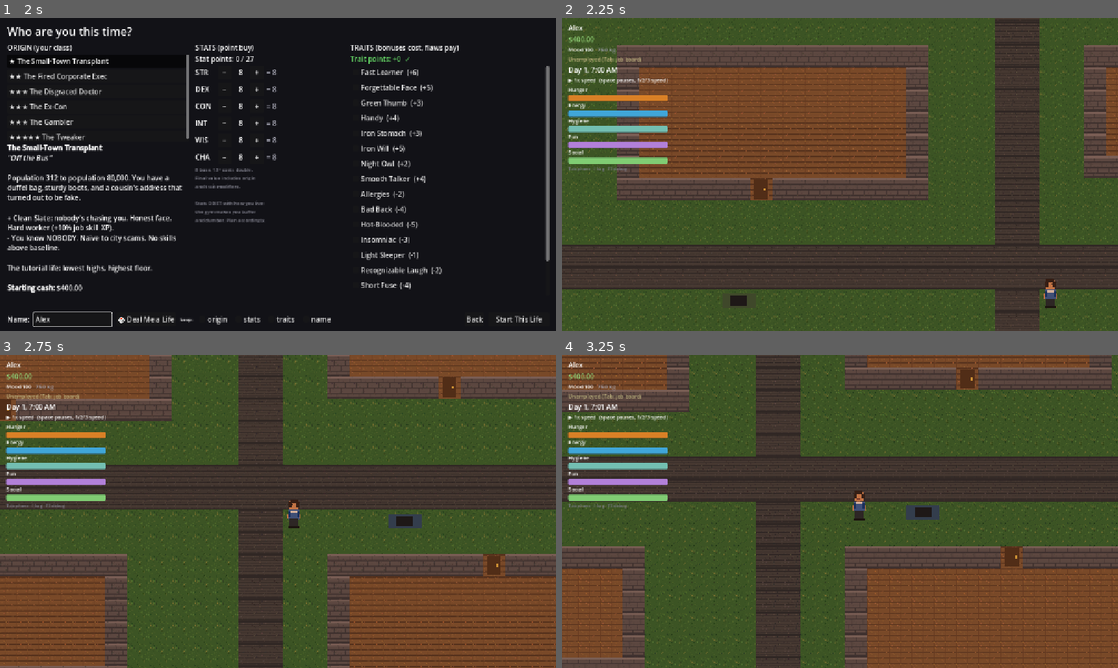
Above: before the commit, frames 1-4 (two rows, left to right).
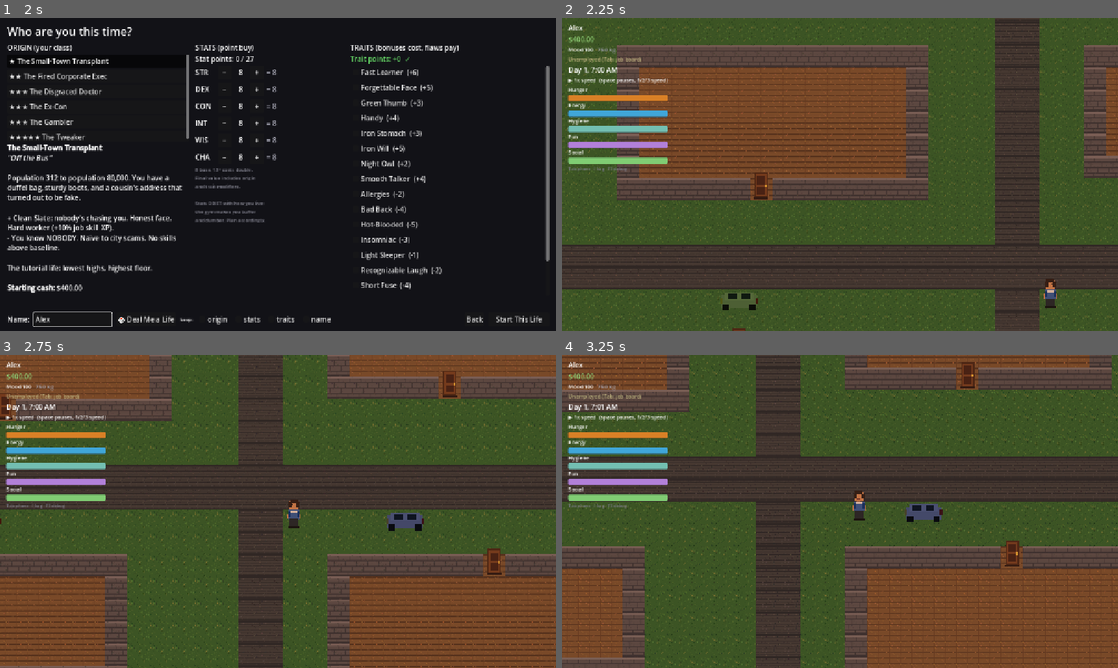
Above: after the commit, the same moments.

Repository: redstonejh/rags
Game: Godot game, scene res://scenes/ui/MainMenu.tscn
The game is run twice, just before and just after one commit, with the same random seed, the same clock (stepped at 60 frames per second) and the same inputs.
Inputs (mouse positions are in pixels of both pictures, inside the frame that each line leads up to):
- Up to frame 1 (2 s): click "New Life" at 0.5 s; click (72, 318) at 1.27 s; type "Alex" at 1.35 s
- Up to frame 2 (2.25 s): click "Start This Life" at 2 s
- Up to frame 3 (2.75 s): no input
- Up to frame 4 (3.25 s): move the mouse to (962, 495) at 2.77 s; hold D (move_right) from 2.78 s (still down); hold E (interact) from 2.78 s (still down); click (962, 495) at 2.92 s

Frame 1 is identical in both runs. In frame 2, 0.3% of the frame differs, in the area x 28-37%, y 49-100%; in frame 3, 0.6%, in the area x 0-91%, y 5-71%; in frame 4, 0.5%.

Commit message:
Add generated core prop sprites

Diff:
--- a/scripts/world/door.gd
+++ b/scripts/world/door.gd
@@ -3,6 +3,8 @@
 ## A travel point: building entrances on the exterior, the exit inside.
 ## NPCs "use" doors abstractly (the sim just changes their location);
 ## the player triggers a real scene swap via EventBus.
+
+const DOOR_TEXTURE_PATH := "res://assets/props/door.png"
 
 var target_location_id: String = ""
 
@@ -14,16 +16,19 @@
 	circle.radius = 20.0
 	shape.shape = circle
 	add_child(shape)
-	var marker := Polygon2D.new()
-	marker.polygon = PackedVector2Array([
-		Vector2(-10, -14), Vector2(10, -14), Vector2(10, 14), Vector2(-10, 14)])
-	marker.color = Color(0.32, 0.22, 0.14)
-	add_child(marker)
-	var knob := Polygon2D.new()
-	knob.polygon = PackedVector2Array([
-		Vector2(4, -2), Vector2(7, -2), Vector2(7, 2), Vector2(4, 2)])
-	knob.color = Color(0.8, 0.7, 0.3)
-	add_child(knob)
+	var texture: Texture2D = load(DOOR_TEXTURE_PATH)
+	if texture:
+		var sprite := Sprite2D.new()
+		sprite.texture = texture
+		sprite.texture_filter = 1
+		sprite.position = Vector2(0, -8)
+		add_child(sprite)
+	else:
+		var marker := Polygon2D.new()
+		marker.polygon = PackedVector2Array([
+			Vector2(-10, -14), Vector2(10, -14), Vector2(10, 14), Vector2(-10, 14)])
+		marker.color = Color(0.32, 0.22, 0.14)
+		add_child(marker)
 
 
 func interact(_actor: Node) -> void:
--- a/scripts/world/parked_car.gd
+++ b/scripts/world/parked_car.gd
@@ -8,6 +8,7 @@
 const CHOP_MIN_CENTS := 15000
 const CHOP_MAX_CENTS := 30000
 const OCCUPIED_CHANCE := 0.3
+const CAR_TEXTURE_PATH := "res://assets/props/parked_car.png"
 
 
 func _init() -> void:
@@ -18,17 +19,21 @@
 	rect.size = Vector2(52, 30)
 	shape.shape = rect
 	add_child(shape)
-	var body := Polygon2D.new()
-	body.polygon = PackedVector2Array([
-		Vector2(-24, -10), Vector2(24, -10), Vector2(24, 10), Vector2(-24, 10)])
-	body.color = [Color(0.45, 0.2, 0.2), Color(0.2, 0.3, 0.45), Color(0.5, 0.5, 0.52),
-			Color(0.25, 0.35, 0.25)].pick_random()
-	add_child(body)
-	var roof := Polygon2D.new()
-	roof.polygon = PackedVector2Array([
-		Vector2(-12, -7), Vector2(12, -7), Vector2(12, 7), Vector2(-12, 7)])
-	roof.color = Color(0.12, 0.12, 0.14)
-	add_child(roof)
+	var color = [Color(0.75, 0.32, 0.32), Color(0.32, 0.42, 0.72),
+			Color(0.8, 0.8, 0.82), Color(0.36, 0.55, 0.36)].pick_random()
+	var texture: Texture2D = load(CAR_TEXTURE_PATH)
+	if texture:
+		var sprite := Sprite2D.new()
+		sprite.texture = texture
+		sprite.texture_filter = 1
+		sprite.modulate = color
+		add_child(sprite)
+	else:
+		var body := Polygon2D.new()
+		body.polygon = PackedVector2Array([
+			Vector2(-24, -10), Vector2(24, -10), Vector2(24, 10), Vector2(-24, 10)])
+		body.color = color
+		add_child(body)
 
 
 func interact(_actor: Node) -> void:
--- a/scripts/world/shop_counter.gd
+++ b/scripts/world/shop_counter.gd
@@ -1,6 +1,8 @@
 class_name ShopCounter
 extends Interactable
 ## Opens the shop UI. Stock is a list of item ids (infinite quantity in M3).
+
+const COUNTER_TEXTURE_PATH := "res://assets/props/shop_counter.png"
 
 @export var stock: Array = []
 
@@ -13,11 +15,19 @@
 	rect.size = Vector2(34, 34)
 	shape.shape = rect
 	add_child(shape)
-	var visual := Polygon2D.new()
-	visual.polygon = PackedVector2Array([
-		Vector2(-14, -8), Vector2(14, -8), Vector2(14, 10), Vector2(-14, 10)])
-	visual.color = Color(0.3, 0.5, 0.6)
-	add_child(visual)
+	var texture: Texture2D = load(COUNTER_TEXTURE_PATH)
+	if texture:
+		var sprite := Sprite2D.new()
+		sprite.texture = texture
+		sprite.texture_filter = 1
+		sprite.position = Vector2(0, -3)
+		add_child(sprite)
+	else:
+		var visual := Polygon2D.new()
+		visual.polygon = PackedVector2Array([
+			Vector2(-14, -8), Vector2(14, -8), Vector2(14, 10), Vector2(-14, 10)])
+		visual.color = Color(0.3, 0.5, 0.6)
+		add_child(visual)
 
 
 func interact(_actor: Node) -> void:
Binary file added: assets/props/door.png
Not shown, added: assets/props/door.png.import
Binary file added: assets/props/parked_car.png
Not shown, added: assets/props/parked_car.png.import
Binary file added: assets/props/shop_counter.png
Not shown, added: assets/props/shop_counter.png.import
Not shown, changed: docs/PROGRESS.md
Not shown, changed: docs/REBUILD_PLAN.md
Not shown, changed: tools/artgen/generate_assets.py
